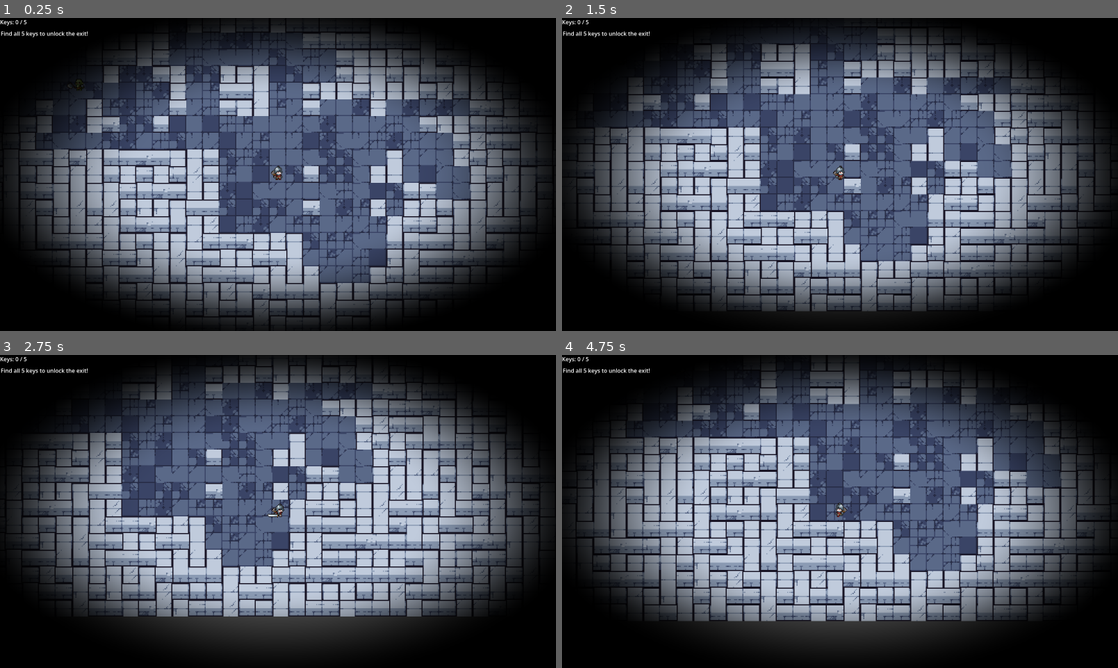
Above: before the commit, frames 1-4 (two rows, left to right).
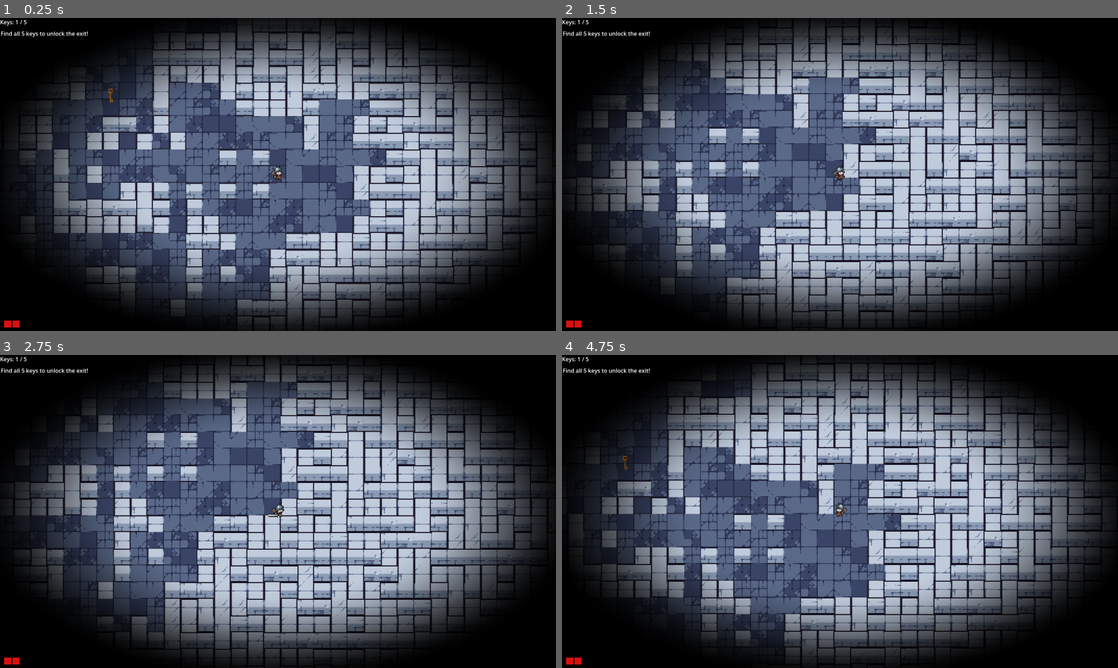
Above: after the commit, the same moments.

Repository: zz2548/week-5-pcg
Game: Godot game, scene res://scenes/main.tscn
Same seed, same stepped clock (60 frames per second), same inputs: the game is played once before the commit and once after it. Sound files missing from this copy of the repository are replaced by a short silence.
Inputs:
- Up to frame 1 (0.25 s): no input
- Up to frame 2 (1.5 s): tap Enter at 0.5 s; hold D (move_right) 0.53-1.28 s; hold Space (attack) 0.53-1.28 s; hold S (move_down) from 1.28 s (still down); tap R at 1.35 s
- Up to frame 3 (2.75 s): release S (move_down) at 2.03 s; hold D (move_right) from 2.03 s (still down); hold Space (attack) from 2.03 s (still down)
- Up to frame 4 (4.75 s): release D (move_right) at 2.78 s; release Space (attack) at 2.78 s; hold W (move_up) 2.78-3.53 s; tap R at 2.85, 4.35 s; hold Space (attack) 3.53-4.28 s; hold A (move_left) from 3.53 s (still down)

The runs differ from the first frame. In frame 1, 35% of the frame differs, in the area x 0-99%, y 0-99%; in frame 2, 38%; in frame 3, 40%; in frame 4, 51%.

Commit message:
Add HP bar, key pickup sound

Diff:
--- a/pcg-game/scenes/key.tscn
+++ b/pcg-game/scenes/key.tscn
@@ -2,6 +2,7 @@
 
 [ext_resource type="Script" uid="uid://bsqx4ecppefem" path="res://scripts/key_item.gd" id="1_fttkb"]
 [ext_resource type="Texture2D" uid="uid://dffse6lwr6guk" path="res://assets/key.png" id="2_wy8tx"]
+[ext_resource type="AudioStream" uid="uid://bdwgcwo4yujtf" path="res://assets/402288__lilmati__retro-coin-02.wav" id="3_wy8tx"]
 
 [sub_resource type="AtlasTexture" id="AtlasTexture_fttkb"]
 atlas = ExtResource("2_wy8tx")
@@ -206,3 +207,8 @@
 [node name="CollisionShape2D" type="CollisionShape2D" parent="." unique_id=1294252501]
 position = Vector2(0, 10)
 shape = SubResource("RectangleShape2D_f82af")
+
+[node name="PickupSound" type="AudioStreamPlayer2D" parent="." unique_id=1374856639]
+stream = ExtResource("3_wy8tx")
+volume_db = -10.0
+pitch_scale = 0.8
--- a/pcg-game/scenes/main.tscn
+++ b/pcg-game/scenes/main.tscn
@@ -597,8 +597,9 @@
 "speed": 5.0
 }]
 
-[sub_resource type="RectangleShape2D" id="RectangleShape2D_sugp2"]
-size = Vector2(7.25, 10.75)
+[sub_resource type="CapsuleShape2D" id="CapsuleShape2D_tipki"]
+radius = 2.625
+height = 7.25
 
 [sub_resource type="RectangleShape2D" id="RectangleShape2D_85g3d"]
 size = Vector2(7, 5)
@@ -634,8 +635,7 @@
 [node name="Camera2D" type="Camera2D" parent="Player" unique_id=2102631256]
 
 [node name="CollisionShape2D" type="CollisionShape2D" parent="Player" unique_id=1259489768]
-position = Vector2(0.375, -0.625)
-shape = SubResource("RectangleShape2D_sugp2")
+shape = SubResource("CapsuleShape2D_tipki")
 
 [node name="CollisionShape2D3" type="CollisionShape2D" parent="Player" unique_id=784225518]
 position = Vector2(-4, -1)
@@ -679,6 +679,22 @@
 offset_top = 33.0
 offset_right = 42.0
 offset_bottom = 93.0
+
+[node name="HeartContainer" type="HBoxContainer" parent="HUD" unique_id=456202214]
+offset_left = 12.0
+offset_top = 870.0
+offset_right = 52.0
+offset_bottom = 882.0
+
+[node name="Heart1" type="ColorRect" parent="HUD/HeartContainer" unique_id=1619257399]
+custom_minimum_size = Vector2(20, 20)
+layout_mode = 2
+color = Color(0.85882354, 0.0627451, 0.0627451, 1)
+
+[node name="Heart2" type="ColorRect" parent="HUD/HeartContainer" unique_id=814178321]
+custom_minimum_size = Vector2(20, 20)
+layout_mode = 2
+color = Color(0.85882354, 0.0627451, 0.0627451, 1)
 
 [node name="EndScreen" type="CanvasLayer" parent="." unique_id=1056638561]
 process_mode = 2
--- a/pcg-game/scripts/hud.gd
+++ b/pcg-game/scripts/hud.gd
@@ -1,11 +1,17 @@
 extends CanvasLayer
-
 
 @onready var key_label:  Label = $KeyLabel
 @onready var exit_label: Label = $ExitLabel
 
+var hearts: Array = []
+
 func _ready() -> void:
 	exit_label.text = ""
+	hearts = [$HeartContainer/Heart1, $HeartContainer/Heart2]
+
+func update_health(new_hp: int, _max: int = 2) -> void:
+	for i in hearts.size():
+		hearts[i].color = Color(0.86, 0.06, 0.06) if i < new_hp else Color(0.2, 0.2, 0.2)
 
 func update_keys(collected: int, total: int) -> void:
 	key_label.text = "Keys: %d / %d" % [collected, total]
--- a/pcg-game/scripts/key_item.gd
+++ b/pcg-game/scripts/key_item.gd
@@ -1,6 +1,10 @@
 extends Area2D
 
 @onready var anim := $AnimatedSprite2D as AnimatedSprite2D
+
+# Add an AudioStreamPlayer child named "PickupSound" in the scene
+# and assign your sound file to its Stream property.
+@onready var pickup_sound: AudioStreamPlayer2D = $PickupSound if has_node("PickupSound") else null
 
 func _ready() -> void:
 	body_entered.connect(_on_body_entered)
@@ -12,6 +16,14 @@
 
 func _on_body_entered(body: Node2D) -> void:
 	if body.is_in_group("player"):
+		# Play the sound before freeing the node.
+		# Reparent it to the scene root so it survives queue_free(),
+		# then let it clean itself up once it finishes playing.
+		if pickup_sound != null:
+			pickup_sound.reparent(get_tree().current_scene)
+			pickup_sound.play()
+			pickup_sound.finished.connect(pickup_sound.queue_free)
+
 		for main in get_tree().get_nodes_in_group("main"):
 			main._on_key_collected()
 		queue_free()
--- a/pcg-game/scripts/main.gd
+++ b/pcg-game/scripts/main.gd
@@ -33,8 +33,10 @@
 	# and writes all spawn positions into generator.objects[y][x].
 	# main.gd never decides where anything goes — it only reads the results.
 	generator = DungeonGenerator.new()
-	generator.width  = 80
-	generator.height = 45
+	generator.width             = 160
+	generator.height            = 90
+	generator.max_rooms         = 50
+	generator.markov_iterations = 40
 	generator.generate_instant()
 	generator.add_to_group("generator")
 	add_child(generator)
@@ -72,6 +74,7 @@
 
 	hud.update_keys(0, KEYS_NEEDED)
 	hud.show_hint("Find all %d keys to unlock the exit!" % KEYS_NEEDED)
+	call_deferred("_init_hud_health")
 
 # =============================================================================
 # TILEMAP
@@ -196,8 +199,12 @@
 	end_screen.show_lose()
 
 
+func _init_hud_health() -> void:
+	hud.update_health(player.hp, player.MAX_HP)
+
+
 func _on_hp_changed(new_hp: int) -> void:
-	print("HP: ", new_hp)
+	hud.update_health(new_hp, player.MAX_HP)
 
 
 func _on_player_won() -> void:
Not shown, added: pcg-game/assets/402288__lilmati__retro-coin-02.wav.import
Not shown, added: pcg-game/assets/402288__lilmati__retro-coin-02.wav
